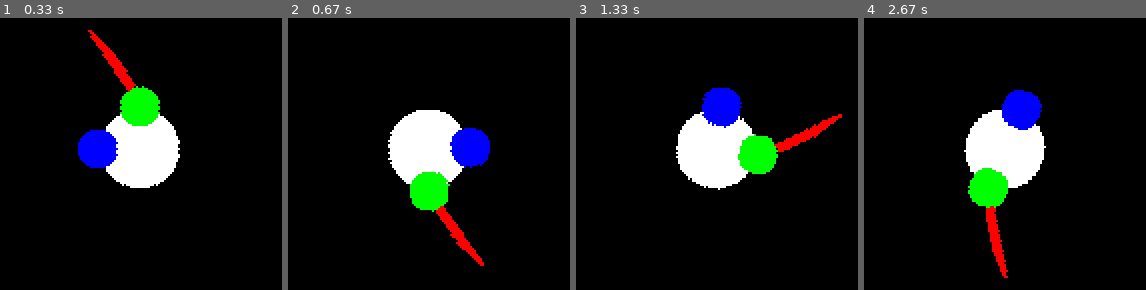
Above: before the commit, frames 1-4 (left to right).
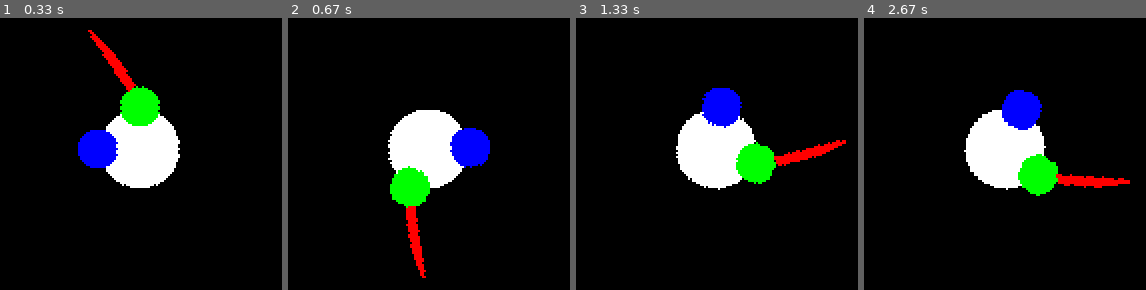
Above: after the commit, the same moments.

Repository: fjaviergb/Pygames-Hermanios
Game: pygame game, started from Sword.py
Same seed, same stepped clock (60 frames per second), same inputs: the game is played once before the commit and once after it.
Inputs (mouse positions are in pixels of both pictures, inside the frame that each line leads up to):
- Up to frame 1 (0.33 s): no input
- Up to frame 2 (0.67 s): press the mouse at (386, 254) at 0.37 s; move the mouse to (outside the picture) at 0.47 s; release the mouse at (outside the picture) at 0.6 s
- Up to frame 3 (1.33 s): press the mouse at (674, 254) at 0.7 s; move the mouse to (855, 287) at 0.8 s; release the mouse at (outside the picture) at 0.93 s; click (outside the picture) at 1.05 s
- Up to frame 4 (2.67 s): press the mouse at (outside the picture) at 1.37 s; move the mouse to (outside the picture) at 1.47 s; release the mouse at (outside the picture) at 1.6 s; press the mouse at (outside the picture) at 1.7 s; move the mouse to (outside the picture) at 1.8 s; release the mouse at (outside the picture) at 1.93 s; click (outside the picture) at 2.08 s; press the mouse at (outside the picture) at 2.53 s; move the mouse to (outside the picture) at 2.63 s

Frame 1 is identical in both runs. In frame 2, 3.6% of the frame differs, in the area x 36-70%, y 54-96%; in frame 3, 2.5%; in frame 4, 4.8%, in the area x 36-95%, y 50-96%.

Commit message:
Archivo aprendizaje - 25/06/2020

Diff:
--- a/Sword.py
+++ b/Sword.py
@@ -55,6 +55,10 @@
         self.image_orig = self.image
         self.angle = 0
         self.angle_change = 45
+        self.chargecount = 1
+        self.swing = False
+        self.slash = False
+        self.side = 0
 
     def update(self):
         self.image = pg.transform.rotate(self.image_orig, self.angle)
@@ -95,7 +99,6 @@
             run = False
 
         button = pg.mouse.get_pressed()
-
         (xcursor, ycursor) = pg.mouse.get_pos()
         sen = ycursor - player.rect.centery
         cos = xcursor - player.rect.centerx
@@ -105,23 +108,28 @@
             player.angle = 270 - angle_grad
             Rhand.angle = 270 - angle_grad
             if button[0] != 0:
+                espada.swing = True
+                espada.side = 1
                 Lhand.angle = 270 - angle_grad - 90
                 espada.angle = 270 - angle_grad - 90
             else:
+                espada.swing = False
                 Lhand.angle = 270 - angle_grad
                 espada.angle = 270 - angle_grad
 
 
-
         elif cos < 0 and sen > 0:
             angle_rad = math.atan(sen / cos)
             angle_grad = angle_rad * 360 / (2 * math.pi)
             player.angle = 90 - angle_grad
             Rhand.angle = 90 - angle_grad
             if button[0] != 0:
+                espada.swing = True
+                espada.side = 0
                 Lhand.angle = 90 - angle_grad - 90
                 espada.angle = 90 - angle_grad - 90
             else:
+                espada.swing = False
                 Lhand.angle = 90 - angle_grad
                 espada.angle = 90 - angle_grad
 
@@ -131,25 +139,61 @@
             player.angle = 90 - angle_grad
             Rhand.angle = 90 - angle_grad
             if button[0] != 0:
+                espada.swing = True
+                espada.side = 0
                 Lhand.angle = 90 - angle_grad - 90
                 espada.angle = 90 - angle_grad - 90
-
-            else:
+            else:
+                espada.swing = False
                 Lhand.angle = 90 - angle_grad
                 espada.angle = 90 - angle_grad
 
+
         elif cos > 0 and sen < 0:
             angle_rad = math.atan(sen / cos)
             angle_grad = angle_rad * 360 / (2 * math.pi)
             player.angle = 180 + (90 - angle_grad)
             Rhand.angle = 180 + (90 - angle_grad)
             if button[0] != 0:
+                espada.swing = True
+                espada.side = 1
                 Lhand.angle = 270 - angle_grad - 90
                 espada.angle = 270 - angle_grad - 90
-
-            else:
+            else:
+                espada.swing = False
                 Lhand.angle = 270 - angle_grad
                 espada.angle = 270 - angle_grad
+
+        if event.type == pg.MOUSEBUTTONUP:
+            espada.slash = True
+
+    if cos < 0:
+        if espada.swing:
+            if espada.chargecount <= 30:
+                Lhand.angle = 90 - angle_grad - espada.chargecount * 90 / 30
+                espada.angle = 90 - angle_grad - espada.chargecount * 90 / 30
+                espada.chargecount += 1
+        elif espada.slash and not espada.swing:
+            if espada.chargecount >= 0:
+                Lhand.angle = 90 - angle_grad - espada.chargecount * 90 / 30
+                espada.angle = 90 - angle_grad - espada.chargecount * 90 / 30
+                espada.chargecount -= 1
+        else:
+                espada.chargecount = 1
+
+    if cos > 0:
+        if espada.swing:
+            if espada.chargecount <= 30:
+                Lhand.angle = 270 - angle_grad - espada.chargecount * 90 / 30
+                espada.angle = 270 - angle_grad - espada.chargecount * 90 / 30
+                espada.chargecount += 1
+        elif espada.slash and not espada.swing:
+            if espada.chargecount >= 0:
+                Lhand.angle = 270 - angle_grad - espada.chargecount * 90 / 30
+                espada.angle = 270 - angle_grad - espada.chargecount * 90 / 30
+                espada.chargecount -= 1
+        else:
+                espada.chargecount = 1
 
 
     all_sprites.update()
